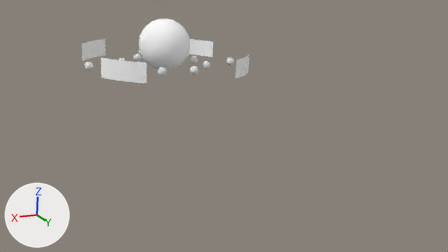
The Blender file source/sphere-room-platform.blend as it was, and as the next commit left it.
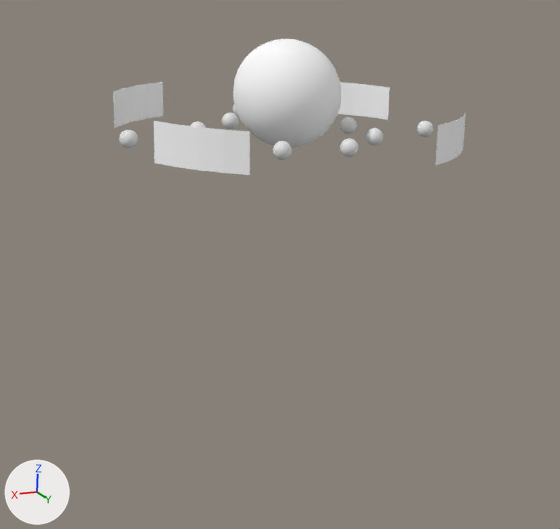
Each version appears first from the file's camera 'Camera', and next in a close-up on the part from 6% to 66% of the width and 0% to 100% of the height. Lighting does not change. The marker at lower left points along +X, +Y and +Z. The same objects are shown in both versions, whatever each file hides.

The scene before the commit, as lines of its bpy script (objects in view):
```python
ob_cylinder_013 = bpy.data.objects.new('Cylinder.013', me_cylinder_014)
ob_cylinder_013.location = (0.0, -43.36, 2.03)
ob_cylinder_014 = bpy.data.objects.new('Cylinder.014', me_cylinder_015)
ob_cylinder_014.location = (0.0, -43.36, 2.03)
ob_cylinder_015 = bpy.data.objects.new('Cylinder.015', me_cylinder_016)
ob_cylinder_015.location = (0.0, -43.36, 2.03)
ob_cylinder_016 = bpy.data.objects.new('Cylinder.016', me_cylinder_017)
ob_cylinder_016.location = (0.0, -43.36, 2.03)
ob_sphere = bpy.data.objects.new('Sphere', me_sphere)
ob_sphere.location = (0.0, -43.47, 3.72)
ob_sphere.scale = (0.819, 0.819, 0.819)
```
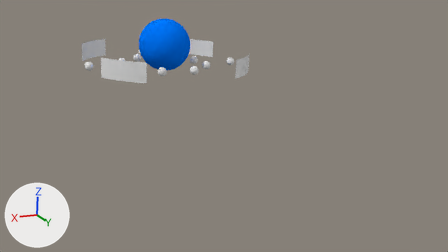
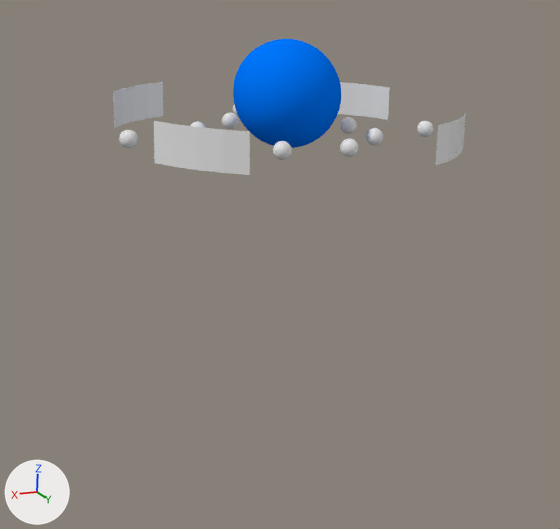
Commit message: new "middle sphere"

Diff of the bpy script that builds the scene:
```diff
--- a/source/sphere-room-platform.blend.py
+++ b/source/sphere-room-platform.blend.py
@@ mat_material @@
 mat_material = diffuse_material('Material')
-mat_material.base_color = (1.0, 1.0, 1.0)  # white #ffffff
+mat_material.base_color = (0.0, 0.186, 1.0)  # blue #0077ff
@@ me_cylinder_017 @@
 me_cylinder_017.from_pydata(...)  # 20 vertices, 18 faces; spans x -9.96..-5.74, y -9.96..-5.74, z -1.2..1.2
-me_cylinder_017.materials.append(mat_material)  # white #ffffff
@@ me_cylinder_016 @@
 me_cylinder_016.from_pydata(...)  # 20 vertices, 18 faces; spans x 5.74..9.96, y -9.96..-5.74, z -1.2..1.2
-me_cylinder_016.materials.append(mat_material)  # white #ffffff
@@ me_cylinder_015 @@
 me_cylinder_015.from_pydata(...)  # 20 vertices, 18 faces; spans x 5.74..9.96, y 5.74..9.96, z -1.2..1.2
-me_cylinder_015.materials.append(mat_material)  # white #ffffff
@@ me_cylinder_014 @@
 me_cylinder_014.from_pydata(...)  # 20 vertices, 18 faces; spans x -9.96..-5.74, y 5.74..9.96, z -1.2..1.2
-me_cylinder_014.materials.append(mat_material)  # white #ffffff
```

Where the change shows, as pixel boxes [x1, y1, x2, y2] in the close-ups (560 x 529 px):
'Sphere', recoloured (white to blue): [233, 39, 341, 148] in both
'Cylinder.014', recoloured: [154, 121, 250, 175] in both
'Cylinder.015', recoloured: [113, 82, 163, 128] in both
'Cylinder.016', recoloured: [338, 82, 390, 120] in both
'Cylinder.013', recoloured: [436, 114, 465, 165] in both
